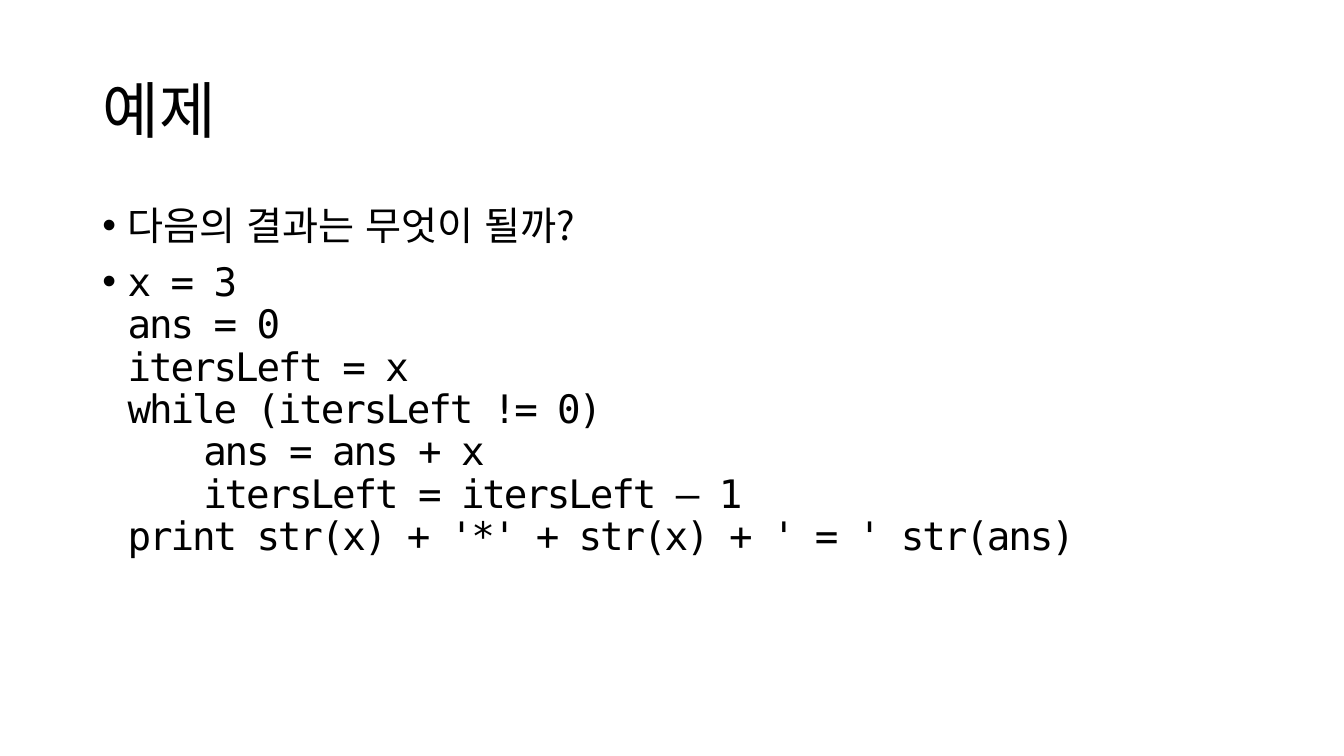
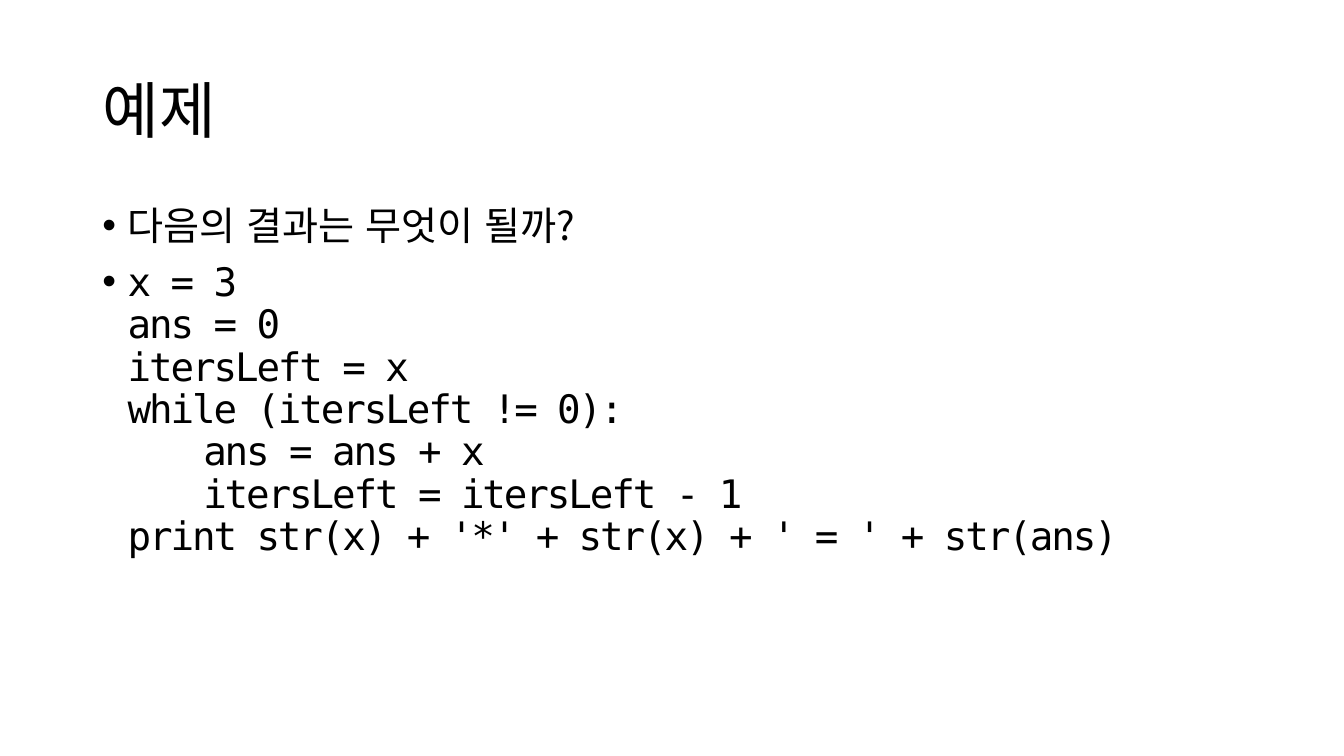
Before and after one commit to rigel13/SPuP, a slide deck: slide 20 of ppt/Python_3_조건문.pptx. Drawn at 1344x756 pixels with LibreOffice and Linux fonts; fonts in the diff are those of the drawing. Boxes give left, top, right and bottom in pixels: in the first picture for what was removed or moved away, otherwise in the second. Text is boxed around its words. In the diff, an @@ line names an element or a change of style, - is before the commit and + after.

```diff
--- a/ppt/Python_3_조건문.pptx
+++ b/ppt/Python_3_조건문.pptx
@@ text at <box>128,267,1118,558</box>: text changed @@
-• x = 3
-  ans = 0
-  itersLeft = x
-  while (itersLeft != 0)
-  ans = ans + x
-  itersLeft = itersLeft – 1
-  print str(x) + '*' + str(x) + ' = ' str(ans)
+• x = 3
+  ans = 0
+  itersLeft = x
+  while (itersLeft != 0):
+  ans = ans + x
+  itersLeft = itersLeft - 1
+  print str(x) + '*' + str(x) + ' = ' + str(ans)
```
Also in this commit, not shown: 1 other file.
